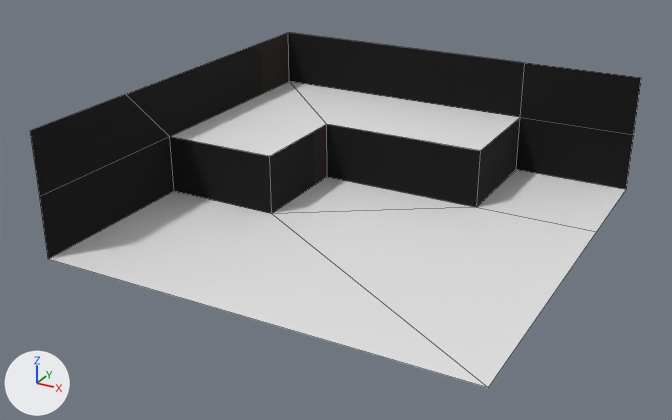
The FBX model Assets/_TheDevalibar/GA/Assets/Environment/ENV_Bar_Walls.fbx as it was, and as the next commit left it.
Camera for both pictures: a 50 mm lens placed at (26.85, -47.67, 21.69), pointed at (4.26, -6.58, 1.15). Lighting does not change. The marker at lower left points along +X, +Y and +Z. The older version comes first. Mesh edges are drawn as thin lines.

The older version as bpy lines, for what is in view:
```python
me_plane = bpy.data.meshes.new('Plane')
me_plane.from_pydata(...)  # 22 vertices, 16 faces; spans x -7.0..17.0, y -17.0..7.0, z 0.0..7.0
# faces by material slot: [6, 10]
me_plane.materials.append(mat_planks)  # white #e7e7e7
me_plane.materials.append(mat_bricks)  # picture img_tx_env_bar_walls_png
ob_plane = bpy.data.objects.new('Plane', me_plane)
ob_plane.location = (0.0, 0.0, 0.0)
```
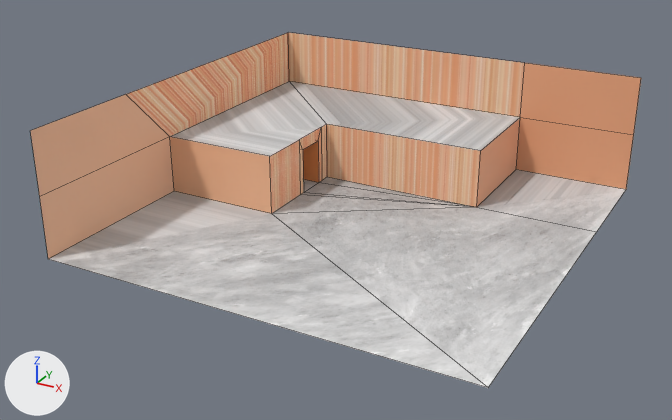
What differs and where, as boxes (x1, y1, x2, y2) in the pictures (672 x 420 px):
part 1 of me_plane, cut back: (170, 82, 475, 214) in both
part 2 of me_plane, recoloured: (49, 82, 626, 388) in both
part 3 of me_plane, recoloured (black to brown): (30, 33, 641, 259) in both

The edits, one by one:
Picture 'TX_Brick_Placeholder.png' (img_tx_brick_placeholder_png) is new.
Picture 'TX_Concrete_Placeholder.png' (img_tx_concrete_placeholder_png) is new.
Material 'Brick_Placeholder' (mat_brick_placeholder) is new.
Its texture is img_tx_brick_placeholder_png.
Material 'Planks_Placeholder' (mat_planks_placeholder) is new.
Its texture is img_tx_concrete_placeholder_png.
me_plane is used by ob_plane; location (0.0, 0.0, 0.0).
me_plane had 22 vertices, 16 faces and spanned x -7.0..17.0, y -17.0..7.0, z 0.0..7.0.
me_plane now has 34 vertices, 28 faces and spans x -7.0..17.0, y -17.0..7.0, z 0.0..7.0.
Part 1, on me_plane:
3 faces are deleted.
12 vertices are added at x -2.5..0.0, y -3.3..-0.7, z 0.0..3.5.
6 new faces join them, mat_planks_placeholder (picture img_tx_concrete_placeholder_png).
9 new faces join them, mat_brick_placeholder (picture img_tx_brick_placeholder_png).
me_plane part 2: 4 faces spanning x -7.0..17.0, y -17.0..7.0, z 0.0..3.5 switch from mat_planks (white #e7e7e7) to mat_planks_placeholder (picture img_tx_concrete_placeholder_png).
me_plane part 3: 9 faces spanning x -7.0..17.0, y -17.0..7.0, z 0.0..7.0 switch from mat_bricks (picture img_tx_env_bar_walls_png) to mat_brick_placeholder (picture img_tx_brick_placeholder_png).
